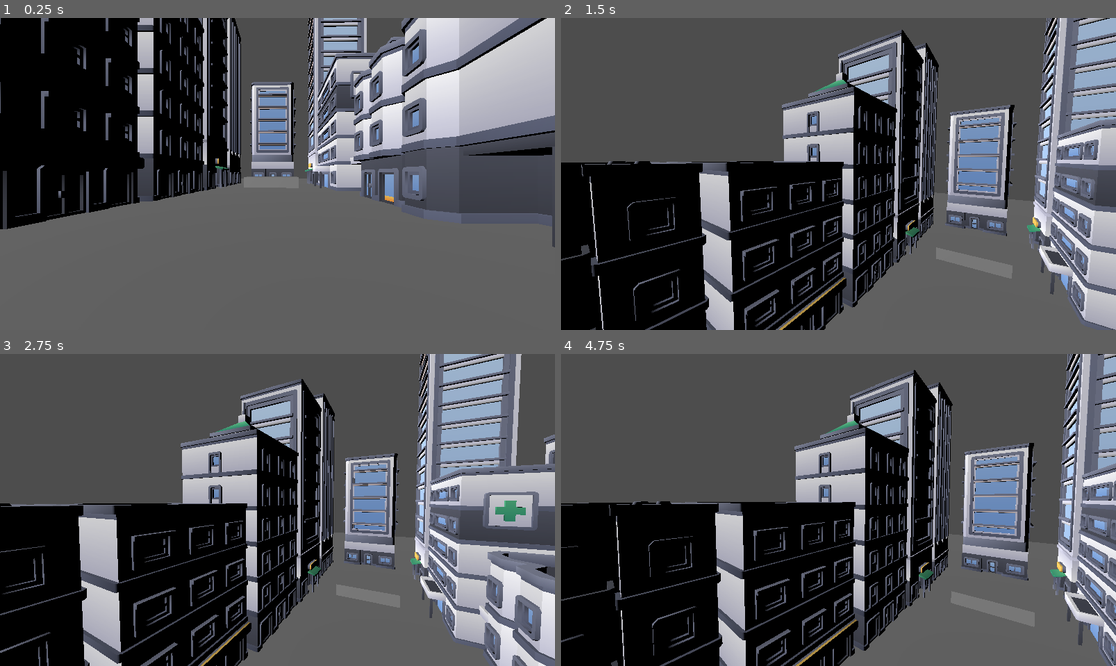
Above: before the commit, frames 1-4 (two rows, left to right).
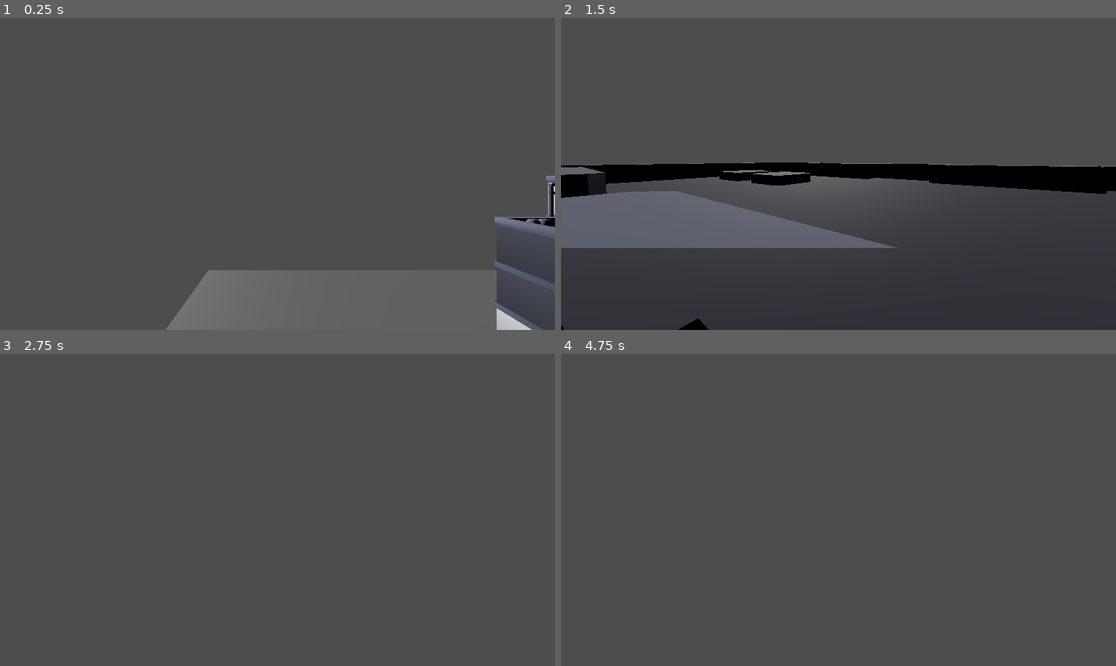
Above: after the commit, the same moments.

Repository: BobbyFurgeson/ParallelEngineAssigmentRyanBerry
Game: Godot game, scene res://Scenes/Level/Level.tscn
Two runs of this game, one before a commit and one after it. Both use one fixed random seed, a clock stepped at 60 frames per second and the inputs below.
Inputs (mouse positions are in pixels of both pictures, inside the frame that each line leads up to):
- Up to frame 1 (0.25 s): no input
- Up to frame 2 (1.5 s): tap Enter (ui_accept) at 0.5, 0.77 s; move the mouse to (960, 158) at 0.52 s; hold D (ui_right, bound only after the commit) 0.53-1.28 s; click (960, 158) at 0.67 s; move the mouse to (810, 174) at 1.27 s; hold W (ui_up, bound only after the commit) from 1.28 s (still down)
- Up to frame 3 (2.75 s): keep holding W (ui_up, bound only after the commit); tap Enter (ui_accept) at 1.52 s; move the mouse to (288, 503) at 2.02 s
- Up to frame 4 (4.75 s): keep holding W (ui_up, bound only after the commit); tap Enter (ui_accept) at 2.75, 3.02, 3.77, 4.52 s; move the mouse to (832, 516) at 2.77 s; click (832, 516) at 2.92 s; move the mouse to (877, 513) at 3.52 s; move the mouse to (794, 506) at 4.27 s

The runs differ from the first frame. In frame 1, 51% of the frame differs, in the area x 0-100%, y 0-100%; in frame 2, 65%; in frame 3, 57%; in frame 4, 54%.

Commit message:
Godot Coin Added

Diff:
--- /dev/null
+++ b/Godot/Scene.tscn
@@ -0,0 +1,3 @@
+[gd_scene format=3 uid="uid://44lfvvfhmh7u"]
+
+[node name="Area3D" type="Area3D" unique_id=1182732126]
--- a/Godot/Scenes/Level/Level.tscn
+++ b/Godot/Scenes/Level/Level.tscn
@@ -10,69 +10,104 @@
 [ext_resource type="ArrayMesh" uid="uid://baa33ispdajkq" path="res://KennyPack/Models/OBJ format/building-skyscraper-c.obj" id="8_jugp0"]
 [ext_resource type="ArrayMesh" uid="uid://ft6qdahreahh" path="res://KennyPack/Models/OBJ format/building-skyscraper-e.obj" id="9_nimtr"]
 [ext_resource type="ArrayMesh" uid="uid://68wbjdo3af17" path="res://KennyPack/Models/OBJ format/building-skyscraper-d.obj" id="10_6xrp6"]
+[ext_resource type="Script" uid="uid://bq8nfu3t0t0vt" path="res://Scripts/CoinScript.gd" id="11_gyjo4"]
 [ext_resource type="PackedScene" uid="uid://bs72ogkvdd7d6" path="res://Player Controller/proto_controller/proto_controller.tscn" id="11_s0x6l"]
-[ext_resource type="PackedScene" uid="uid://dw08deptcbb6e" path="res://Scenes/Combined Objects/PressurePlate.tscn" id="12_gyjo4"]
 
 [sub_resource type="BoxMesh" id="BoxMesh_s0x6l"]
 
 [sub_resource type="BoxShape3D" id="BoxShape3D_s0x6l"]
 
-[node name="Node3D" type="Node3D"]
+[sub_resource type="SphereShape3D" id="SphereShape3D_gyjo4"]
 
-[node name="Street" parent="." instance=ExtResource("1_aei0q")]
+[sub_resource type="CylinderMesh" id="CylinderMesh_gyjo4"]
+
+[sub_resource type="StandardMaterial3D" id="StandardMaterial3D_gyjo4"]
+albedo_color = Color(1, 0.84313726, 0.3254902, 0.99215686)
+metallic = 1.0
+metallic_specular = 0.48
+roughness = 0.27
+
+[node name="Node3D" type="Node3D" unique_id=829249997]
+
+[node name="Street" parent="." unique_id=954214282 instance=ExtResource("1_aei0q")]
 transform = Transform3D(1, 0, 0, 0, 1, 0, 0, 0, 1, -0.040911436, 1.1920929e-07, 1.2351246)
 
-[node name="BuildingH" type="MeshInstance3D" parent="."]
+[node name="BuildingH" type="MeshInstance3D" parent="." unique_id=1814481631]
 transform = Transform3D(-1, 0, -8.742278e-08, 0, 1, 0, 8.742278e-08, 0, -1, -2.0423021, 2.3841858e-07, -1.7994901)
 mesh = ExtResource("2_s0x6l")
 
-[node name="BuildingJ" type="MeshInstance3D" parent="."]
+[node name="BuildingJ" type="MeshInstance3D" parent="." unique_id=1627275261]
 transform = Transform3D(1, 0, 0, 0, 1, 0, 0, 0, 1, -0.56549776, 2.3841858e-07, -1.9545546)
 mesh = ExtResource("3_gyjo4")
 
-[node name="BuildingI" type="MeshInstance3D" parent="."]
+[node name="BuildingI" type="MeshInstance3D" parent="." unique_id=603717135]
 transform = Transform3D(-1, 0, -8.742278e-08, 0, 1, 0, 8.742278e-08, 0, -1, 1.1909256, 0, -1.8790394)
 mesh = ExtResource("4_pocpv")
 
-[node name="BuildingM" type="MeshInstance3D" parent="."]
+[node name="BuildingM" type="MeshInstance3D" parent="." unique_id=1397119542]
 transform = Transform3D(-1, 0, -8.742278e-08, 0, 1, 0, 8.742278e-08, 0, -1, 2.4975886, 2.3841858e-07, -1.8171109)
 mesh = ExtResource("5_0o5jl")
 
-[node name="BuildingN" type="MeshInstance3D" parent="."]
+[node name="BuildingN" type="MeshInstance3D" parent="." unique_id=125478429]
 transform = Transform3D(1, 0, 0, 0, 1, 0, 0, 0, 1, 3.573484, 0, 1.5504537)
 mesh = ExtResource("6_q23xf")
 
-[node name="BuildingSkyscraperA" type="MeshInstance3D" parent="."]
+[node name="BuildingSkyscraperA" type="MeshInstance3D" parent="." unique_id=1490651978]
 transform = Transform3D(-4.371139e-08, 0, 1, 0, 1, 0, -1, 0, -4.371139e-08, 6.4218707, 0, -0.2682189)
 mesh = ExtResource("7_acdvp")
 
-[node name="BuildingSkyscraperC" type="MeshInstance3D" parent="."]
+[node name="BuildingSkyscraperC" type="MeshInstance3D" parent="." unique_id=1054396060]
 transform = Transform3D(-1, 0, -8.742278e-08, 0, 1, 0, 8.742278e-08, 0, -1, 3.792075, 0, -1.7319629)
 mesh = ExtResource("8_jugp0")
 
-[node name="BuildingSkyscraperE" type="MeshInstance3D" parent="."]
+[node name="BuildingSkyscraperE" type="MeshInstance3D" parent="." unique_id=170904911]
 transform = Transform3D(-1, 0, -8.742278e-08, 0, 1, 0, 8.742278e-08, 0, -1, 5.178062, -2.3841858e-07, -1.7784619)
 mesh = ExtResource("9_nimtr")
 
-[node name="BuildingSkyscraperD" type="MeshInstance3D" parent="."]
+[node name="BuildingSkyscraperD" type="MeshInstance3D" parent="." unique_id=1318495216]
 transform = Transform3D(1, 0, 0, 0, 1, 0, 0, 0, 1, 5.420912, -2.3841858e-07, 1.3344662)
 mesh = ExtResource("10_6xrp6")
 
-[node name="MeshInstance3D" type="MeshInstance3D" parent="."]
+[node name="MeshInstance3D" type="MeshInstance3D" parent="." unique_id=764182217]
 transform = Transform3D(17.205816, 0, 0, 0, -0.0016302629, 0, 0, 0, -7.6585436, 2.7708879, 0, 0)
 mesh = SubResource("BoxMesh_s0x6l")
 
-[node name="StaticBody3D" type="StaticBody3D" parent="MeshInstance3D"]
+[node name="StaticBody3D" type="StaticBody3D" parent="MeshInstance3D" unique_id=1733609145]
 
-[node name="CollisionShape3D" type="CollisionShape3D" parent="MeshInstance3D/StaticBody3D"]
+[node name="CollisionShape3D" type="CollisionShape3D" parent="MeshInstance3D/StaticBody3D" unique_id=656442327]
 transform = Transform3D(1, 0, 0, 0, 1, 0, 0, 0, 0.99999994, 0, 0, 0)
 shape = SubResource("BoxShape3D_s0x6l")
 
-[node name="ProtoController" parent="." instance=ExtResource("11_s0x6l")]
-transform = Transform3D(0.0032512916, 0, -0.14996476, 0, 0.15, 0, 0.14996476, 0, 0.0032512916, 0, 0.167705, 0)
-
-[node name="DirectionalLight3D" type="DirectionalLight3D" parent="."]
+[node name="DirectionalLight3D" type="DirectionalLight3D" parent="." unique_id=2007451877]
 transform = Transform3D(-0.7592186, 0.17957264, -0.62557244, -0.1109602, 0.91139776, 0.39628527, 0.6413073, 0.37028077, -0.6720247, -1.9929261, 2.0248187, -5.439021)
 
-[node name="PressurePlate" parent="." instance=ExtResource("12_gyjo4")]
-transform = Transform3D(1, 0, 0, 0, 1, 0, 0, 0, 1, 4.221267, 0.10051838, -0.19474779)
+[node name="Coin" type="Area3D" parent="." unique_id=1370731142]
+transform = Transform3D(50, 0, 0, 0, 50, 0, 0, 0, 50, -4.4969306, 0.9023711, 2.8089414)
+script = ExtResource("11_gyjo4")
+
+[node name="CollisionShape3D" type="CollisionShape3D" parent="Coin" unique_id=476469007]
+transform = Transform3D(0.02, 0, 0, 0, 0.02, 0, 0, 0, 0.02, 0, 0, -0.009292264)
+shape = SubResource("SphereShape3D_gyjo4")
+debug_color = Color(0.8248831, 0.29222116, 0.6825398, 0.41960785)
+
+[node name="MeshInstance3D" type="MeshInstance3D" parent="Coin" unique_id=1425613669]
+transform = Transform3D(0.016728621, 0, 0, 0, -3.242901e-11, -0.0154862655, 0, 0.00074188923, -6.7692607e-10, 0, 1.09784305e-05, -0.009753957)
+mesh = SubResource("CylinderMesh_gyjo4")
+surface_material_override/0 = SubResource("StandardMaterial3D_gyjo4")
+
+[node name="ProtoController" parent="." unique_id=1109476261 instance=ExtResource("11_s0x6l")]
+transform = Transform3D(1, 0, 0, 0, 1, 0, 0, 0, 1, -4.6106377, 0.0008151531, -0.25060797)
+
+[node name="Coin2" type="Area3D" parent="." unique_id=1570645971]
+transform = Transform3D(1.9420604, 0, 49.96227, 0, 50, 0, -49.96227, 0, 1.9420604, -1.2694471, 0.9023711, -0.5838554)
+script = ExtResource("11_gyjo4")
+
+[node name="CollisionShape3D" type="CollisionShape3D" parent="Coin2" unique_id=2134078457]
+transform = Transform3D(0.02, 0, 0, 0, 0.02, 0, 0, 0, 0.02, 0, 0, -0.009292264)
+shape = SubResource("SphereShape3D_gyjo4")
+debug_color = Color(0.8248831, 0.29222116, 0.6825398, 0.41960785)
+
+[node name="MeshInstance3D" type="MeshInstance3D" parent="Coin2" unique_id=2012744833]
+transform = Transform3D(0.016728621, 0, 0, 0, -3.242901e-11, -0.0154862655, 0, 0.00074188923, -6.7692607e-10, 0, 1.09784305e-05, -0.009753957)
+mesh = SubResource("CylinderMesh_gyjo4")
+surface_material_override/0 = SubResource("StandardMaterial3D_gyjo4")
--- /dev/null
+++ b/Godot/Scripts/CoinScript.gd
@@ -0,0 +1,17 @@
+extends Area3D
+
+func _ready() -> void:
+	# Connect the built-in signal to our handler function.
+	# This means: whenever something enters this Area3D, _on_body_entered will run.
+	body_entered.connect(_on_body_entered)
+
+func _on_body_entered(body: Node) -> void:
+	# Only react if the thing that entered is the Player (recommended sanity check).
+	# Easiest approach: put your Player in a group named "Player".
+	if not body.is_in_group("Player"):
+		return
+
+	print("Coin collected!")
+	queue_free()
+	# Optional: remove the coin so it can’t be collected twice.
+	# queue_free()
--- a/Godot/project.godot
+++ b/Godot/project.godot
@@ -8,16 +8,51 @@
 
 config_version=5
 
+[animation]
+
+compatibility/default_parent_skeleton_in_mesh_instance_3d=true
+
 [application]
 
 config/name="Godot"
 run/main_scene="uid://bvr3hqknm76qa"
-config/features=PackedStringArray("4.5", "Forward Plus")
+config/features=PackedStringArray("4.6", "Forward Plus")
 config/icon="res://icon.svg"
 
 [global_group]
 
 Player=""
+
+[input]
+
+ui_left={
+"deadzone": 0.5,
+"events": [Object(InputEventKey,"resource_local_to_scene":false,"resource_name":"","device":-1,"window_id":0,"alt_pressed":false,"shift_pressed":false,"ctrl_pressed":false,"meta_pressed":false,"pressed":false,"keycode":65,"physical_keycode":0,"key_label":0,"unicode":97,"location":0,"echo":false,"script":null)
+, Object(InputEventJoypadButton,"resource_local_to_scene":false,"resource_name":"","device":-1,"button_index":13,"pressure":0.0,"pressed":false,"script":null)
+, Object(InputEventJoypadMotion,"resource_local_to_scene":false,"resource_name":"","device":-1,"axis":0,"axis_value":-1.0,"script":null)
+]
+}
+ui_right={
+"deadzone": 0.5,
+"events": [Object(InputEventKey,"resource_local_to_scene":false,"resource_name":"","device":-1,"window_id":0,"alt_pressed":false,"shift_pressed":false,"ctrl_pressed":false,"meta_pressed":false,"pressed":false,"keycode":68,"physical_keycode":0,"key_label":0,"unicode":100,"location":0,"echo":false,"script":null)
+, Object(InputEventJoypadButton,"resource_local_to_scene":false,"resource_name":"","device":-1,"button_index":14,"pressure":0.0,"pressed":false,"script":null)
+, Object(InputEventJoypadMotion,"resource_local_to_scene":false,"resource_name":"","device":-1,"axis":0,"axis_value":1.0,"script":null)
+]
+}
+ui_up={
+"deadzone": 0.5,
+"events": [Object(InputEventKey,"resource_local_to_scene":false,"resource_name":"","device":-1,"window_id":0,"alt_pressed":false,"shift_pressed":false,"ctrl_pressed":false,"meta_pressed":false,"pressed":false,"keycode":87,"physical_keycode":0,"key_label":0,"unicode":119,"location":0,"echo":false,"script":null)
+, Object(InputEventJoypadButton,"resource_local_to_scene":false,"resource_name":"","device":-1,"button_index":11,"pressure":0.0,"pressed":false,"script":null)
+, Object(InputEventJoypadMotion,"resource_local_to_scene":false,"resource_name":"","device":-1,"axis":1,"axis_value":-1.0,"script":null)
+]
+}
+ui_down={
+"deadzone": 0.5,
+"events": [Object(InputEventKey,"resource_local_to_scene":false,"resource_name":"","device":-1,"window_id":0,"alt_pressed":false,"shift_pressed":false,"ctrl_pressed":false,"meta_pressed":false,"pressed":false,"keycode":83,"physical_keycode":0,"key_label":0,"unicode":115,"location":0,"echo":false,"script":null)
+, Object(InputEventJoypadButton,"resource_local_to_scene":false,"resource_name":"","device":-1,"button_index":12,"pressure":0.0,"pressed":false,"script":null)
+, Object(InputEventJoypadMotion,"resource_local_to_scene":false,"resource_name":"","device":-1,"axis":1,"axis_value":1.0,"script":null)
+]
+}
 
 [physics]
 
Not shown: 1 places in Godot/Scenes/Level/Level.tscn that only renumber resources
Not shown, added: Godot/Scripts/CoinScript.gd.uid
